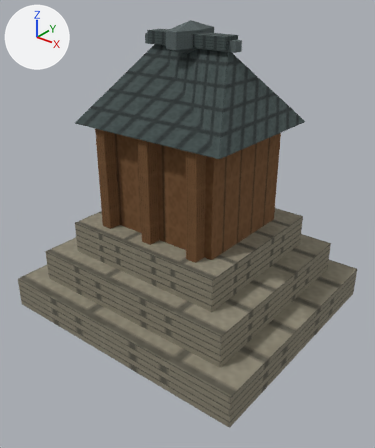
What one commit did to the glTF model app/src/main/assets/3d/field/domestic-BRONZE_TERRACE-1-lod0.glb.
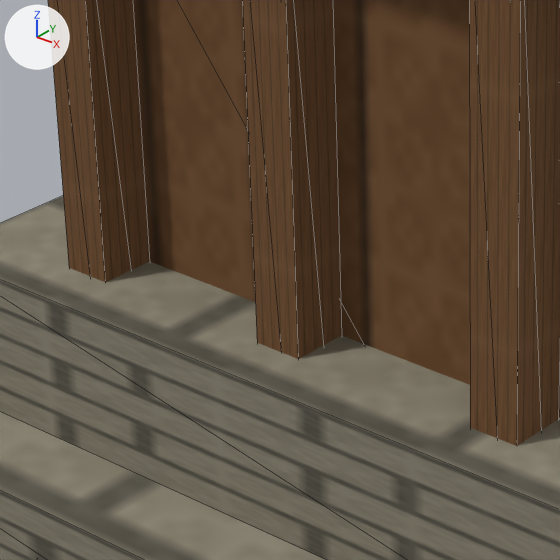
There are two pictures of each version: one whole from a 50 mm camera at (0.831, -1.051, 0.904) aimed at (0.029, -0.049, 0.283), one close up on the part from 24% to 55% of the width and 38% to 64% of the height. Arrows for +X, +Y and +Z are at upper left; the lights stay in place. The first two pictures are the older version. The close-ups show mesh edges as thin lines. Vertices at exactly the same position are counted once.
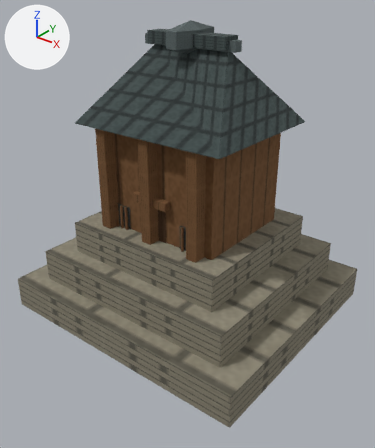
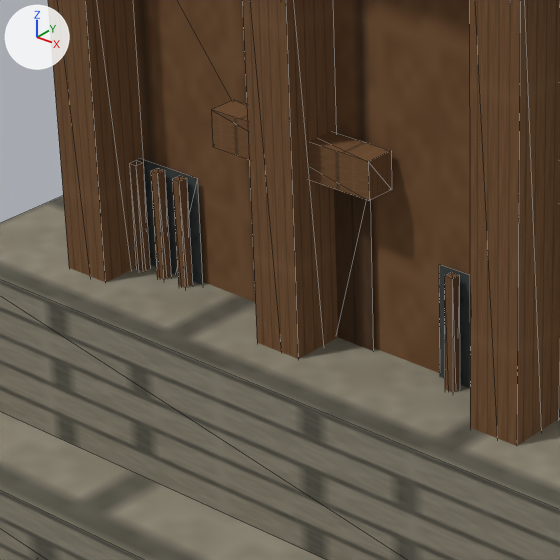
Pixel boxes (x1, y1, x2, y2) of what changed, in the close-ups (560 x 560 px):
part 1 of me_mesh_0, added (brown): after (129, 161, 150, 272)
part 2 of me_mesh_0, added (brown): after (151, 168, 171, 280)
part 3 of me_mesh_0, added (brown): after (172, 176, 192, 288)
part 4 of me_mesh_0, added (brown): after (444, 272, 460, 392)
part 5 of me_mesh_0, added (brown): after (211, 100, 392, 201)
part 6 of me_mesh_0, added: after (139, 158, 470, 388)

What changed in the scene script:
```text
Change me_mesh_0:
    used by ob_mesh_0; location = (0.0, 0.0, 0.0)
    verts and faces of me_mesh_0; kept vertices keep their numbers, new ones are numbered from 114
    remove me_mesh_0.from_pydata(...)  # 114 vertices, 142 faces; spans x -0.38..0.38, y -0.34..0.34, z 0.0..0.8
    add me_mesh_0.from_pydata(...)  # 190 vertices, 228 faces; spans x -0.38..0.38, y -0.34..0.34, z 0.0..0.8
    me_mesh_0 part 1: the loose piece of 8 vertices spanning x -0.163..-0.133, y -0.185..-0.15, z 0.07..0.55 is copied, and the copy is scaled about its middle by (0.173, 0.171, 0.35), then moved by (0.019, 0.009, -0.058); it spans x -0.132..-0.127, y -0.162..-0.156, z 0.168..0.336
    me_mesh_0 part 2: the loose piece of 8 vertices spanning x -0.163..-0.133, y -0.185..-0.15, z 0.07..0.55 is copied, and the copy is scaled about its middle by (0.173, 0.171, 0.35), then moved by (0.036, 0.009, -0.058); it spans x -0.115..-0.11, y -0.162..-0.156, z 0.168..0.336
    me_mesh_0 part 3: the loose piece of 8 vertices spanning x -0.163..-0.133, y -0.185..-0.15, z 0.07..0.55 is copied, and the copy is scaled about its middle by (0.173, 0.171, 0.35), then moved by (0.053, 0.009, -0.058); it spans x -0.098..-0.093, y -0.162..-0.156, z 0.168..0.336
    me_mesh_0 part 4: the loose piece of 8 vertices spanning x -0.015..0.015, y -0.185..-0.15, z 0.07..0.55 is copied, and the copy is scaled about its middle by (0.173, 0.171, 0.35), then moved by (0.1, 0.009, -0.058); it spans x 0.098..0.103, y -0.162..-0.156, z 0.168..0.336
    me_mesh_0 part 5: the loose piece of 8 vertices spanning x -0.015..0.015, y -0.185..-0.15, z 0.07..0.55 is copied, and the copy is scaled about its middle by (3.7, 0.514, 0.0458), then moved by (0.0, 0.006, 0.071); it spans x -0.056..0.056, y -0.171..-0.153, z 0.37..0.392
    me_mesh_0 part 6
    add verts[114] = (-0.142, -0.153, 0.168)
    add verts[115] = (-0.142, -0.153, 0.336)
    add verts[116] = (0.087, -0.153, 0.168)
    add verts[117] = (0.087, -0.153, 0.336)  # pixel (439, 264)
    add for new, old in zip([*range(118, 122)], [*range(114, 118)]): verts[new] = verts[old] + (0.055, 0.0, 0.0)
    add verts[122] = (-0.041, -0.153, 0.07)
    add verts[123] = (0.041, -0.153, 0.07)
    add verts[124] = (0.041, -0.153, 0.37)
    add verts[125] = (-0.041, -0.153, 0.37)
    add faces += [(122, 123, 124), (122, 124, 125), (114, 118, 119), (114, 119, 115), (116, 120, 121), (116, 121, 117)]
    other edits to the shape of me_mesh_0 do not show in these pictures
```
